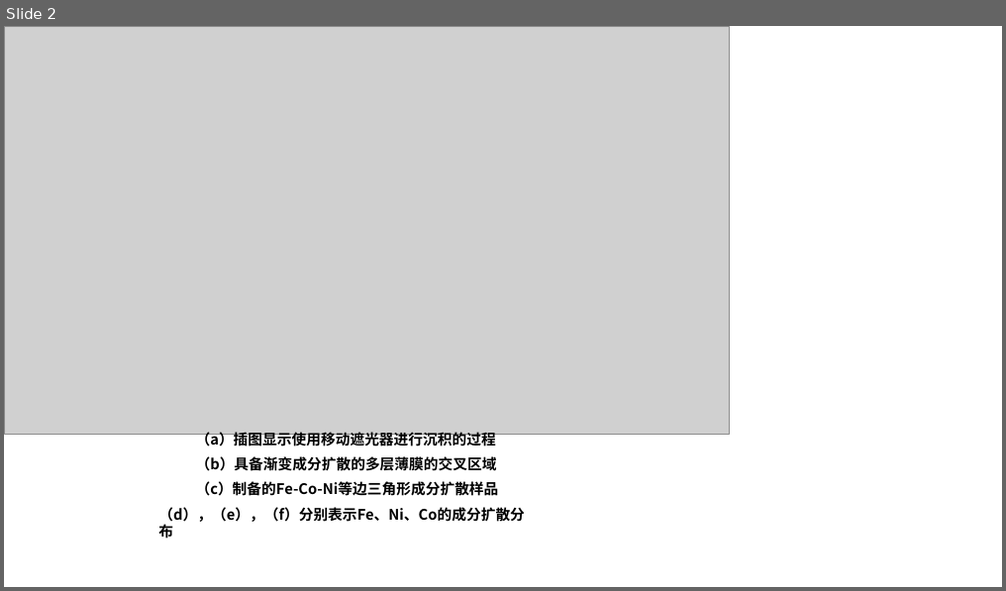
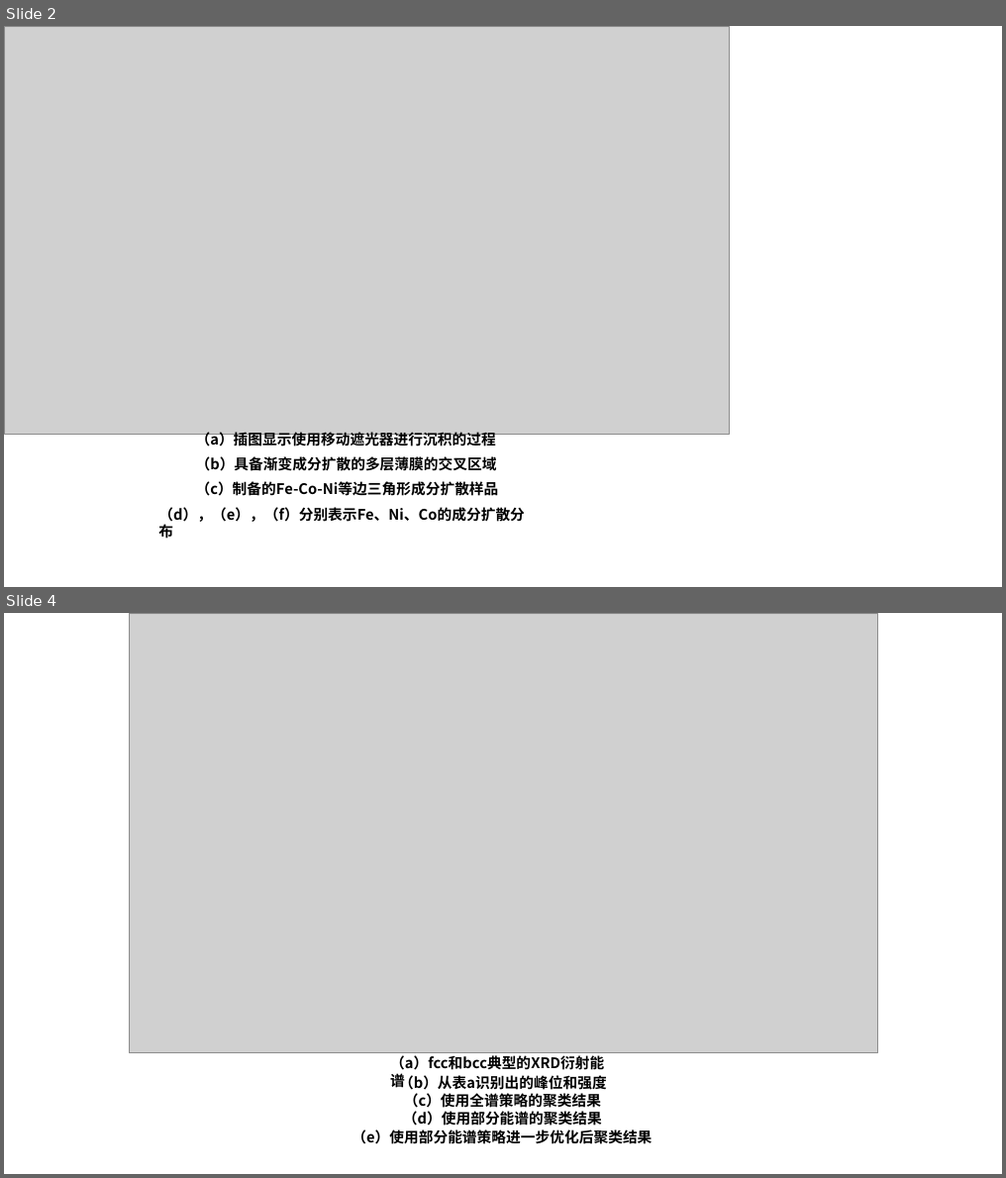
Before and after one commit to DreamBoatOve/gitTest, a slide deck: Lessons/材料高通量制备与表征/final_homework/pic_maker.pptx. Shown one above the other, each under a label of ours: slide 2 before the commit, slides 2 and 4 after it; the slides between them are not shown. The pictures are 1006x591 and 1006x1178 pixels, drawn with LibreOffice and Linux fonts; fonts in the diff are those of the drawing; grey boxes stand for pictures. Boxes give left, top, right and bottom in pixels: in the first picture for what was removed or moved away, otherwise in the second. Text is boxed around its words. In the diff, an @@ line names an element or a change of style, - is before the commit and + after.

```diff
--- a/Lessons/材料高通量制备与表征/final_homework/pic_maker.pptx
+++ b/Lessons/材料高通量制备与表征/final_homework/pic_maker.pptx
@@ slide 4 added at [4,613,1002,1174], background #FFFFFF @@
@@ group added at [129,613,877,1145]: 5 texts, 1 picture @@
+（a）fcc和bcc典型的XRD衍射能谱
+（b）从表a识别出的峰位和强度
+（c）使用全谱策略的聚类结果
+（d）使用部分能谱的聚类结果
+（e）使用部分能谱策略进一步优化后聚类结果
```
Also in this commit, not shown: 1 slide changed, 1 other slide added, 2 slides removed, 8 other files.
